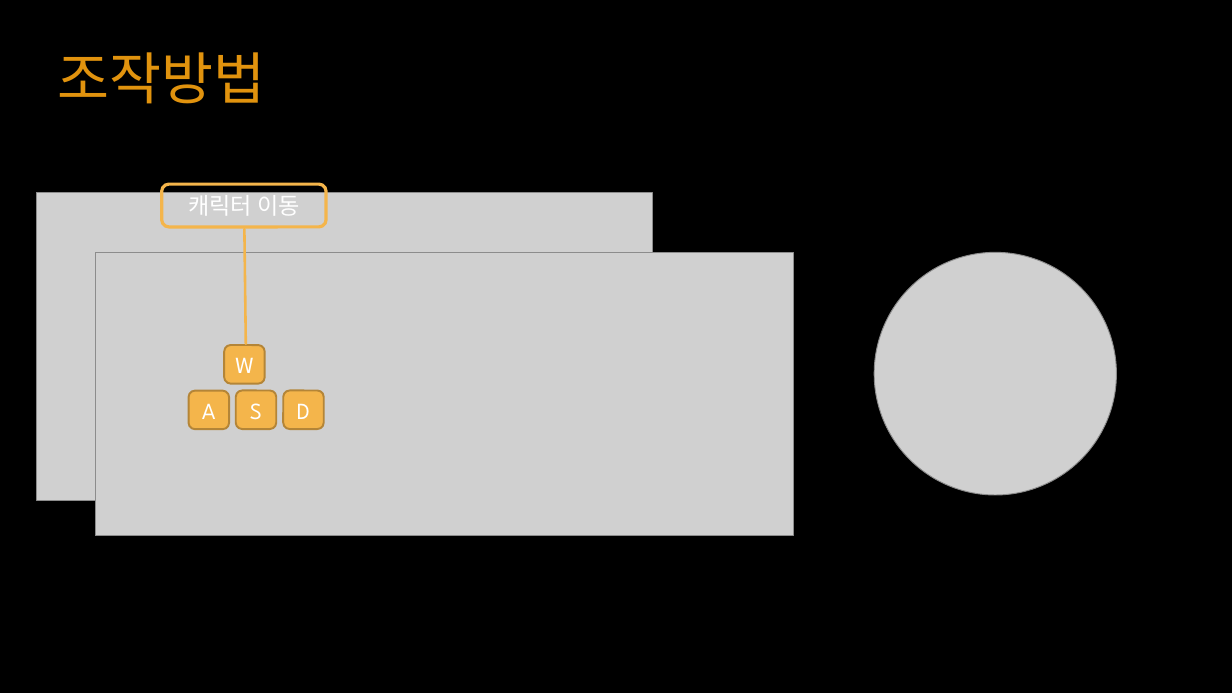
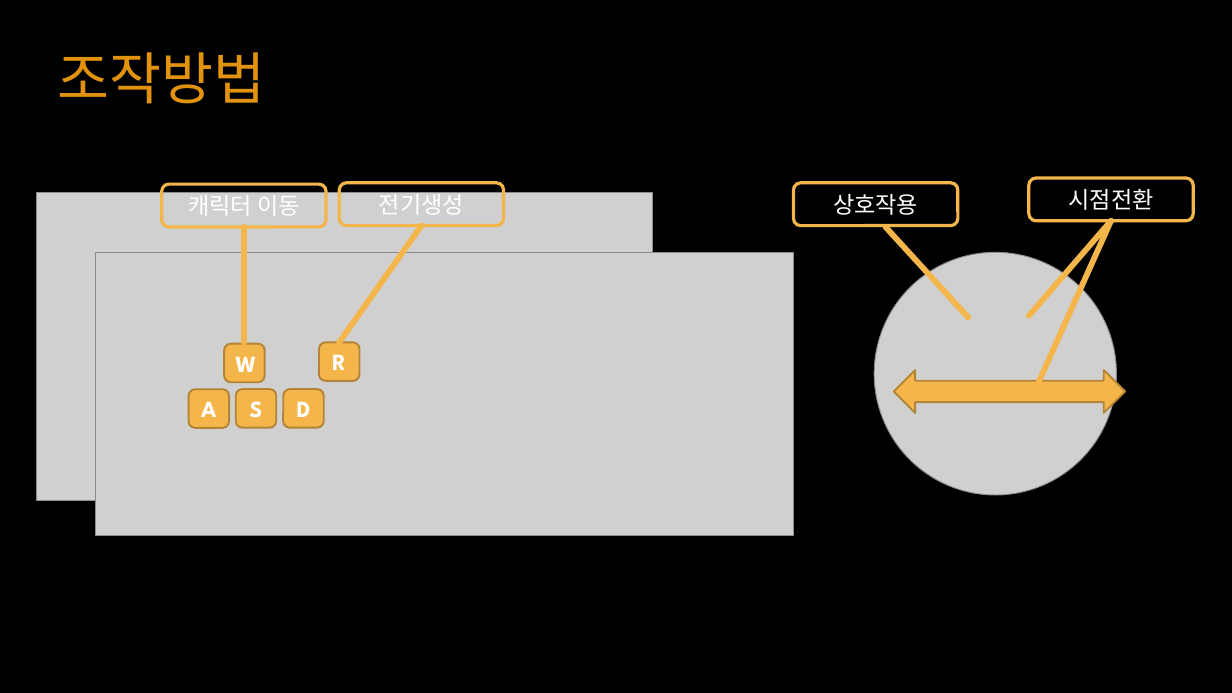
Before and after one commit to YKTeam/Room503, a slide deck: slide 6 of Document/Escape Cube(가제) ppt.pptx. Drawn at 1232x693 pixels with LibreOffice and Linux fonts; fonts in the diff are those of the drawing; grey boxes stand for pictures. Boxes give left, top, right and bottom in pixels: in the first picture for what was removed or moved away, otherwise in the second. Text is boxed around its words. In the diff, an @@ line names an element or a change of style, - is before the commit and + after.

```diff
--- a/Document/Escape Cube(가제) ppt.pptx
+++ b/Document/Escape Cube(가제) ppt.pptx
@@ rounded rectangle added at (1029,178,1193,221), outline #F4B54B 2.5 pt, 18 pt, text #FFFFFF @@
+시점전환
@@ rounded rectangle added at (339,183,504,226), outline #F4B54B 2.5 pt, 18 pt, text #FFFFFF @@
+전기생성
@@ rounded rectangle added at (794,183,958,226), outline #F4B54B 2.5 pt, 18 pt, text #FFFFFF @@
+상호작용
@@ line moved from (246, 344) - (245, 229) to (244, 227) - (244, 343) @@
@@ line (244, 227) - (244, 343): stroke #F4B54B 2 pt to #F4B54B 4.5 pt @@
@@ line added from (421, 226) to (339, 343), #F4B54B 4.5 pt @@
@@ line added from (885, 227) to (969, 317), #F4B54B 4.5 pt @@
@@ line added from (1111, 221) to (1029, 316), #F4B54B 4.5 pt @@
@@ line added from (1111, 221) to (1039, 383), #F4B54B 4.5 pt @@
@@ rounded rectangle added at (319,343,360,382), fill #F4B54B, outline #B58637 1.5 pt, 18 pt, text #FFFFFF, bold @@
+R
@@ bold on in 4 elements at (225,344,265,383), (189,389,229,428), (236,389,276,428), (284,389,324,428) @@
@@ left right arrow added at (894,371,1125,413), fill #F4B54B, outline #B58637 1.5 pt @@
```
Also in this commit, not shown: 2 other slides changed, 1 slide added.
